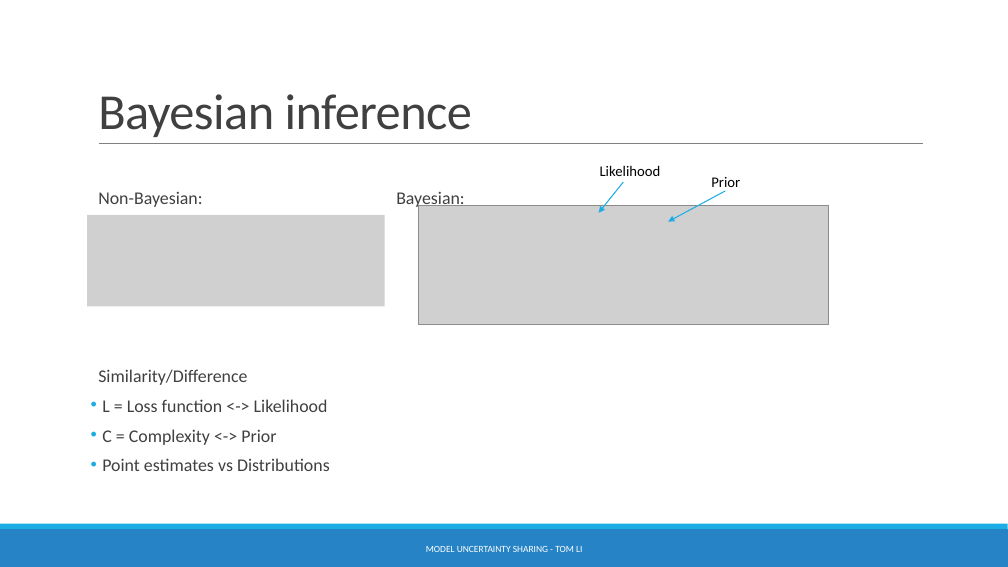
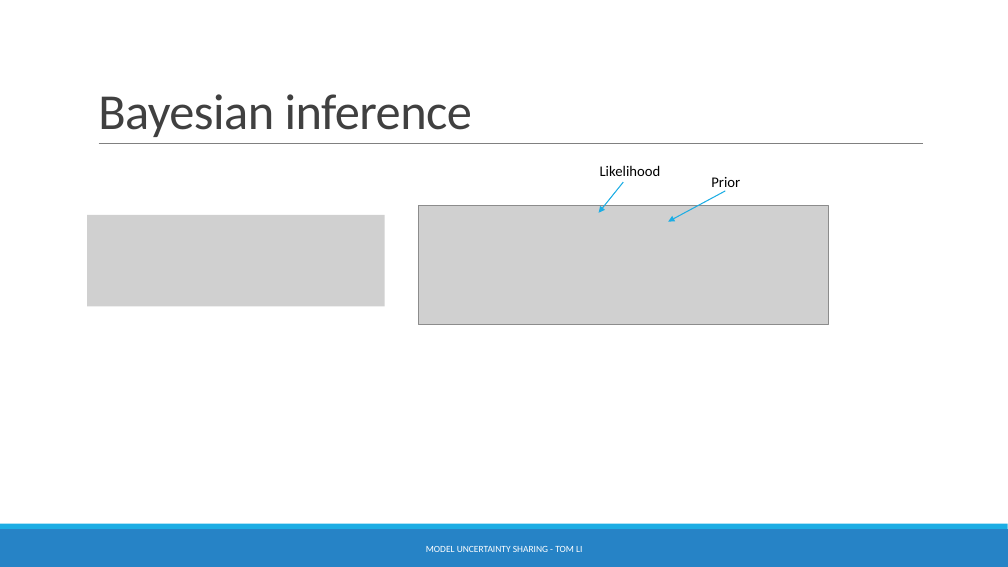
Before and after one commit to tomli1234/BDL, a slide deck: slide 4 of Model Uncertainty sharing.pptx. Drawn at 1008x567 pixels with LibreOffice and Linux fonts; fonts in the diff are those of the drawing; grey boxes stand for pictures. Boxes give left, top, right and bottom in pixels: in the first picture for what was removed or moved away, otherwise in the second. Text is boxed around its words. In the diff, an @@ line names an element or a change of style, - is before the commit and + after.

Commit message:
Update Model Uncertainty sharing.pptx
minor edit

```diff
--- a/Model Uncertainty sharing.pptx
+++ b/Model Uncertainty sharing.pptx
@@ text removed at [98,192,465,471] @@
-  Non-Bayesian: Bayesian:
-  Similarity/Difference
-• L = Loss function <-> Likelihood
-• C = Complexity <-> Prior
-• Point estimates vs Distributions
```
